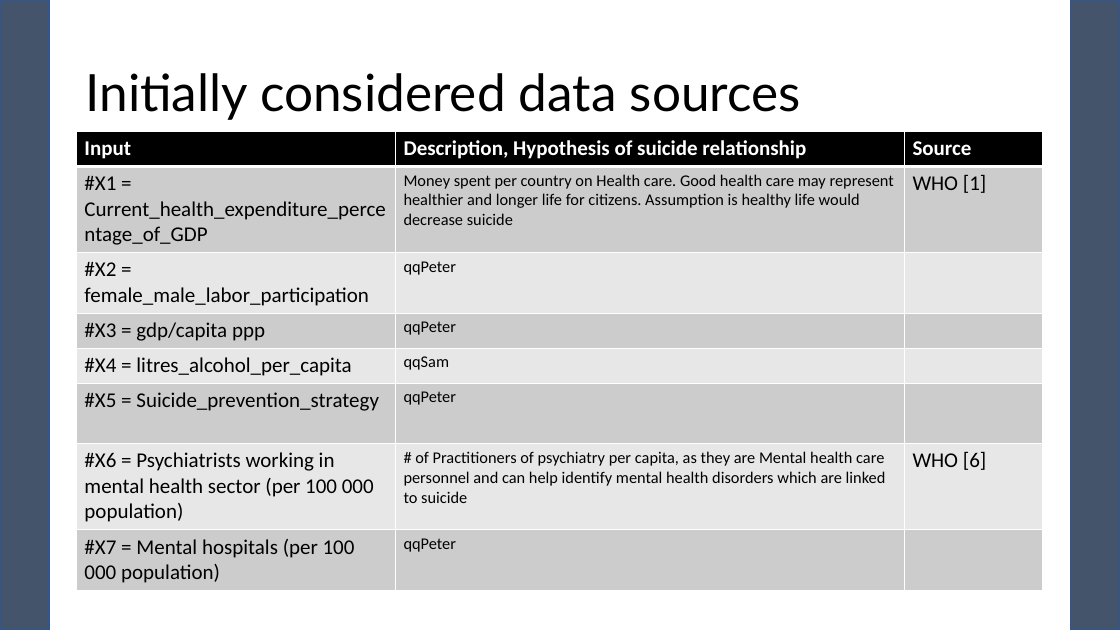
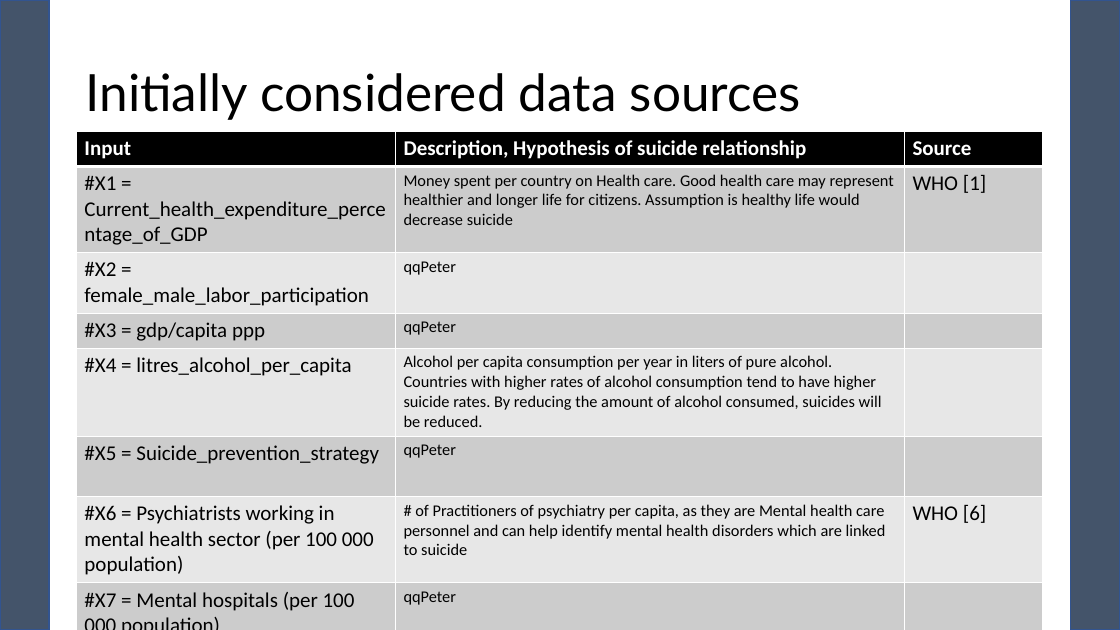
Before and after one commit to pewilliams/regression-mei-team-proj, a slide deck: slide 8 of presentation/Team-25.pptx. Drawn at 1120x630 pixels with LibreOffice and Linux fonts; fonts in the diff are those of the drawing. Boxes give left, top, right and bottom in pixels: in the first picture for what was removed or moved away, otherwise in the second. Text is boxed around its words. In the diff, an @@ line names an element or a change of style, - is before the commit and + after.

Commit message:
Updated the input and impact slides for X4(alcohol)

```diff
--- a/presentation/Team-25.pptx
+++ b/presentation/Team-25.pptx
@@ table at box(76, 131, 1044, 630) @@
-row 5, column 2: qqSam
+row 5, column 2: Alcohol per capita consumption per year in liters of pure alcohol. Countries with higher rates of alcohol consumption tend to have higher suicide rates. By reducing the amount of alcohol consumed, suicides will be reduced.
```
Also in this commit, not shown: 4 other slides changed, 1 slide added, 1 other file.
